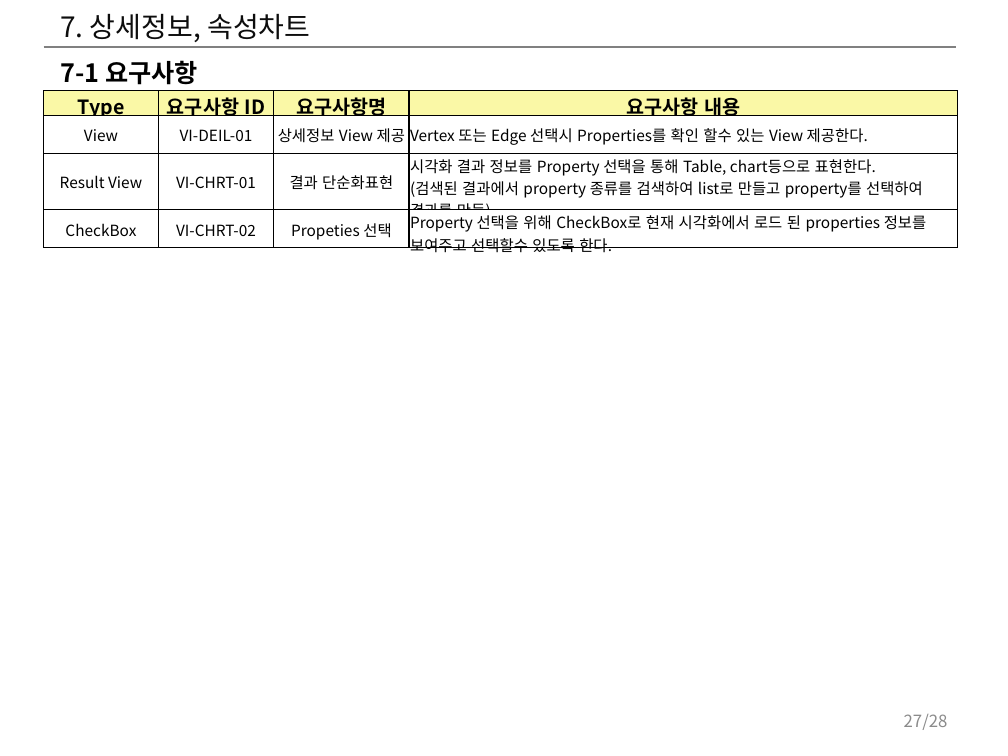
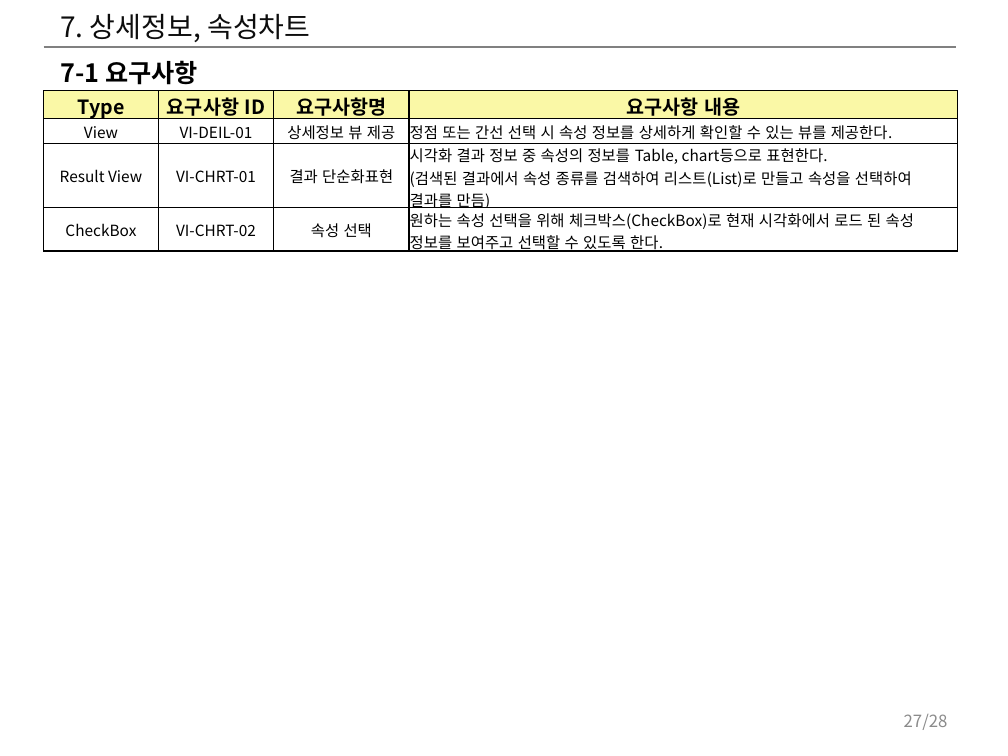
Before and after one commit to postech-dblab-iitp/visual-tool, a slide deck: slide 27 of ViT_docs/시각화도구_UI_UX_기획서.pptx. Drawn at 1008x756 pixels with LibreOffice and Linux fonts; fonts in the diff are those of the drawing. Boxes give left, top, right and bottom in pixels: in the first picture for what was removed or moved away, otherwise in the second. Text is boxed around its words. In the diff, an @@ line names an element or a change of style, - is before the commit and + after.

Commit message:
GDBMS를 위한 시각화 도구 설계 리뷰 후 수정 사항 적용. (Teams를통해 리뷰 진행)

```diff
--- a/ViT_docs/시각화도구_UI_UX_기획서.pptx
+++ b/ViT_docs/시각화도구_UI_UX_기획서.pptx
@@ table at <box>43,91,958,256</box> @@
-row 2, column 3: 상세정보 View 제공
+row 2, column 3: 상세정보 뷰 제공
-row 2, column 4: Vertex 또는 Edge 선택시 Properties를 확인 할수 있는 View 제공한다.
+row 2, column 4: 정점 또는 간선 선택 시 속성 정보를 상세하게 확인할 수 있는 뷰를 제공한다.
-row 3, column 4: 시각화 결과 정보를 Property 선택을 통해 Table, chart등으로 표현한다. (검색된 결과에서 property 종류를 검색하여 list로 만들고 property를 선택하여 결과를 만듬)
+row 3, column 4: 시각화 결과 정보 중 속성의 정보를 Table, chart등으로 표현한다. (검색된 결과에서 속성 종류를 검색하여 리스트(List)로 만들고 속성을 선택하여 결과를 만듬)
-row 4, column 3: Propeties 선택
+row 4, column 3: 속성 선택
-row 4, column 4: Property 선택을 위해 CheckBox로 현재 시각화에서 로드 된 properties 정보를 보여주고 선택할수 있도록 한다.
+row 4, column 4: 원하는 속성 선택을 위해 체크박스(CheckBox)로 현재 시각화에서 로드 된 속성 정보를 보여주고 선택할 수 있도록 한다.
```
Also in this commit, not shown: 7 other slides changed, 3 other files.
